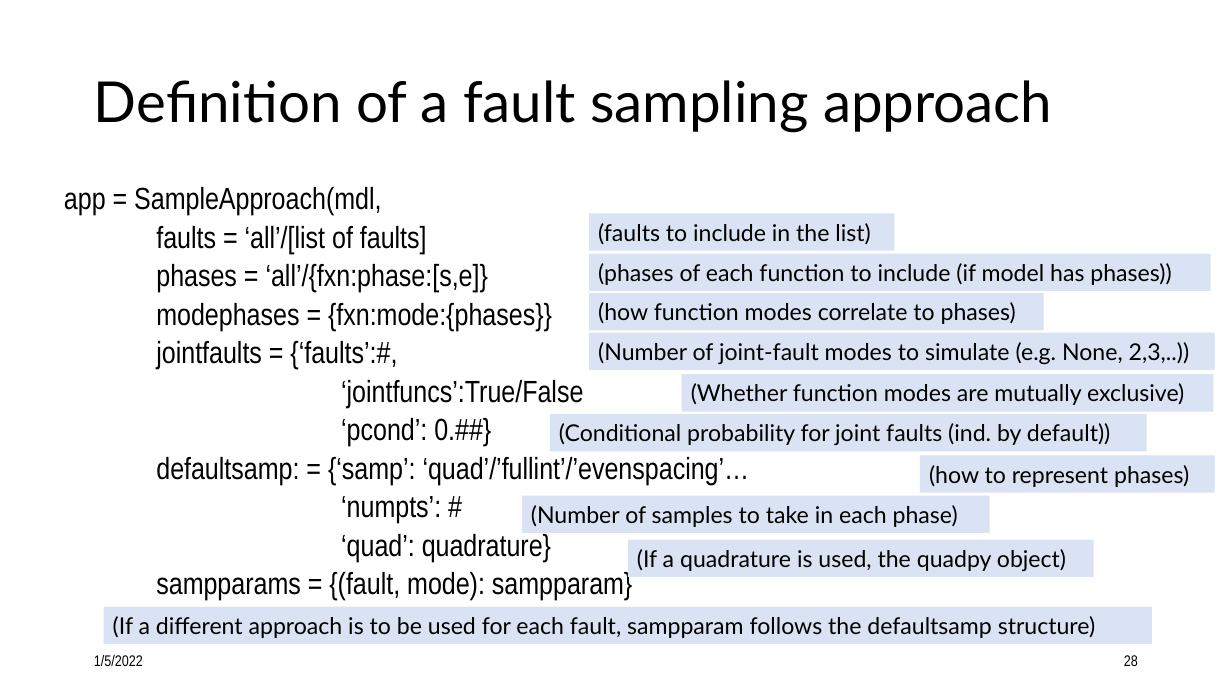
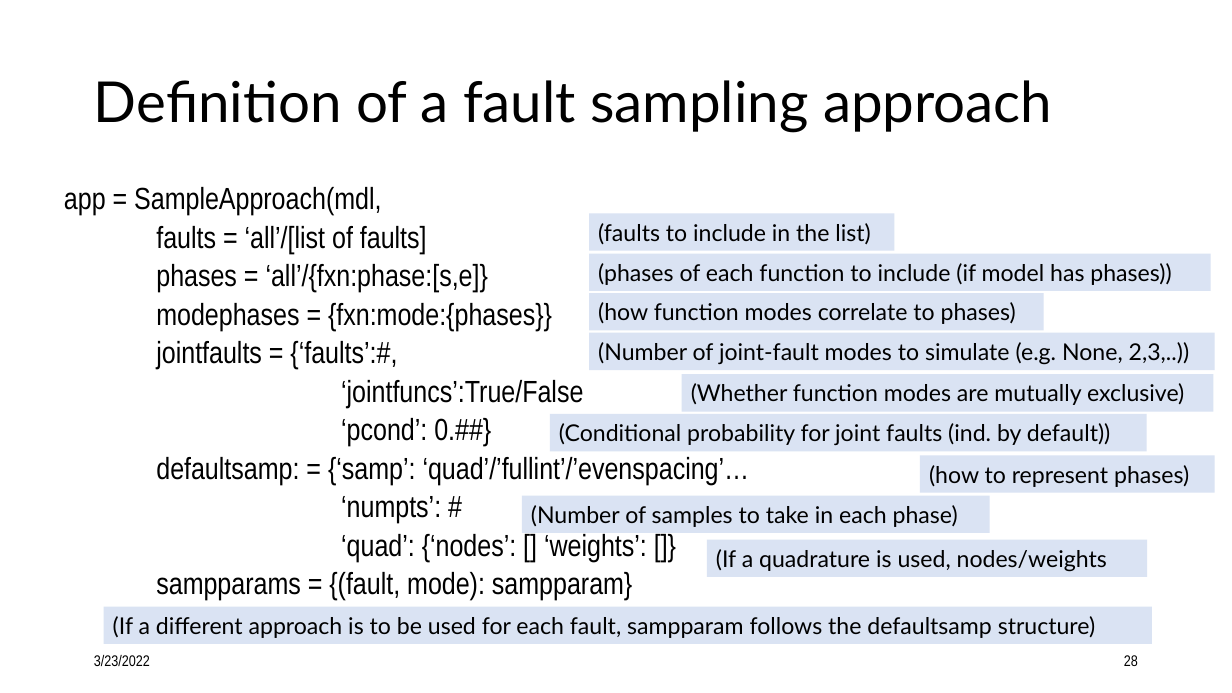
Before and after one commit to nasa/fmdtools, a slide deck: slide 28 of docs/Intro to fmdtools.pptx. Drawn at 1232x693 pixels with LibreOffice and Linux fonts; fonts in the diff are those of the drawing. Boxes give left, top, right and bottom in pixels: in the first picture for what was removed or moved away, otherwise in the second. Text is boxed around its words. In the diff, an @@ line names an element or a change of style, - is before the commit and + after.

```diff
--- a/docs/Intro to fmdtools.pptx
+++ b/docs/Intro to fmdtools.pptx
@@ text at (341, 534, 647, 562): text changed @@
-‘quad’: quadrature}
+‘quad’: {‘nodes’: [] ‘weights’: []}
@@ rectangle "(If a quadrature is used, ...": place and size @@
-rectangle "(If a quadrature is used, ..." at (628, 540, 1093, 577)
+rectangle "(If a quadrature is used, ..." at (707, 540, 1148, 577)
@@ text in rectangle at (716, 549, 1107, 572): text changed @@
-(If a quadrature is used, the quadpy object)
+(If a quadrature is used, nodes/weights
@@ text at (94, 655, 150, 666): text changed @@
-1/5/2022
+3/23/2022
```
Also in this commit, not shown: 36 other slides changed, 1 slide added, 1 slide removed.
